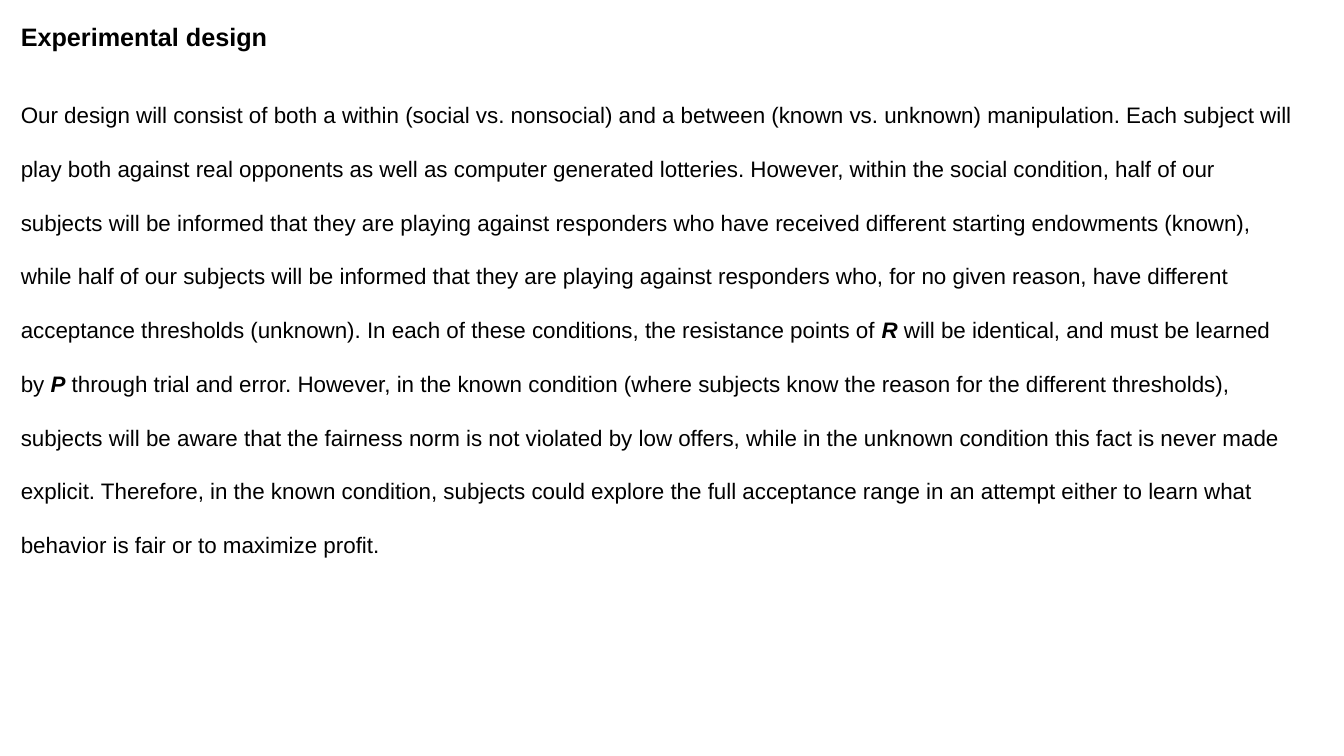
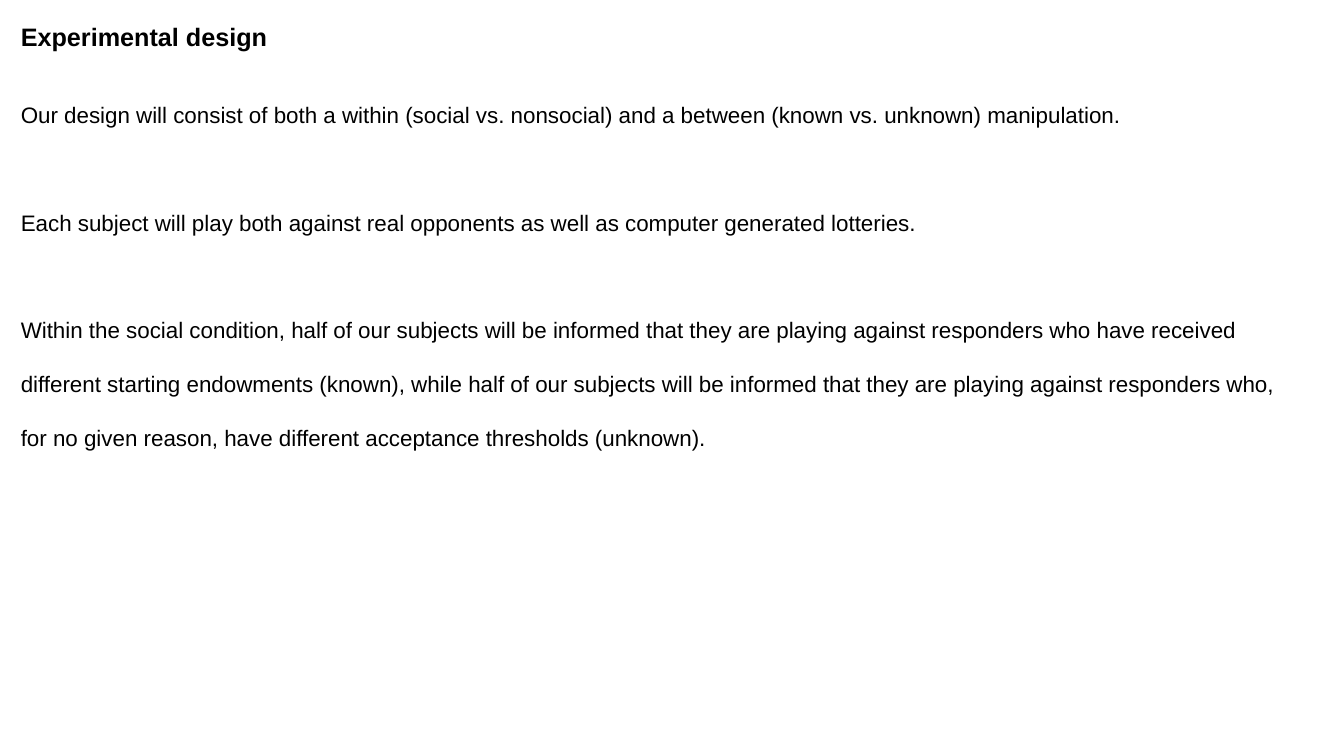
Before and after one commit to michaelrojekgiffin/RL, a slide deck: slide 10 of reports/Design_presentation_2017_10_27.pptx. Drawn at 1344x756 pixels with LibreOffice and Linux fonts; fonts in the diff are those of the drawing. Boxes give left, top, right and bottom in pixels: in the first picture for what was removed or moved away, otherwise in the second. Text is boxed around its words. In the diff, an @@ line names an element or a change of style, - is before the commit and + after.

```diff
--- a/reports/Design_presentation_2017_10_27.pptx
+++ b/reports/Design_presentation_2017_10_27.pptx
@@ text at [21, 106, 1273, 451]: text changed @@
-Our design will consist of both a within (social vs. nonsocial) and a between (known vs. unknown) manipulation. Each subject will play both against real opponents as well as computer generated lotteries. However, within the social condition, half of our subjects will be informed that they are playing against responders who have received different starting endowments (known), while half of our subjects will be informed that they are playing against responders who, for no given reason, have different acceptance thresholds (unknown). In each of these conditions, the resistance points of R will be identical, and must be learned by P through trial and error. However, in the known condition (where subjects know the reason for the different thresholds), subjects will be aware that the fairness norm is not violated by low offers, while in the unknown condition this fact is never made explicit. Therefore, in the known condition, subjects could explore the full acceptance range in an attempt either to learn what behavior is fair or to maximize profit.
+Our design will consist of both a within (social vs. nonsocial) and a between (known vs. unknown) manipulation.
+Each subject will play both against real opponents as well as computer generated lotteries.
+Within the social condition, half of our subjects will be informed that they are playing against responders who have received different starting endowments (known), while half of our subjects will be informed that they are playing against responders who, for no given reason, have different acceptance thresholds (unknown).
```
Also in this commit, not shown: 5 other slides changed, 4 slides added, 4 slides removed, 4 other files.
